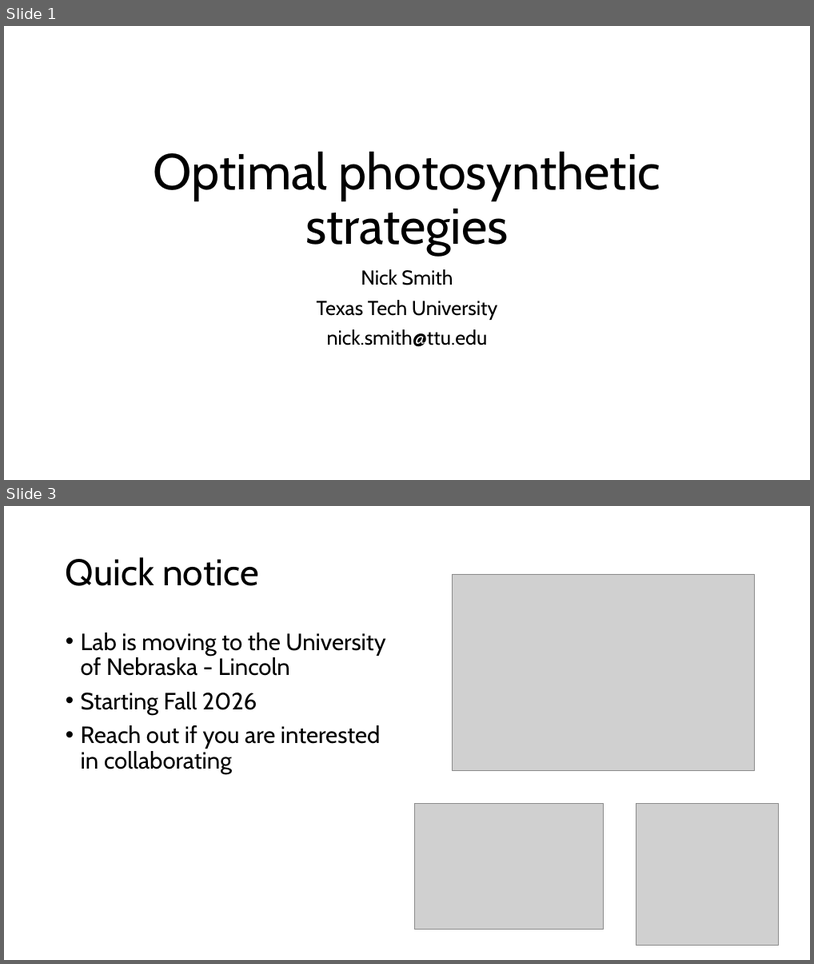
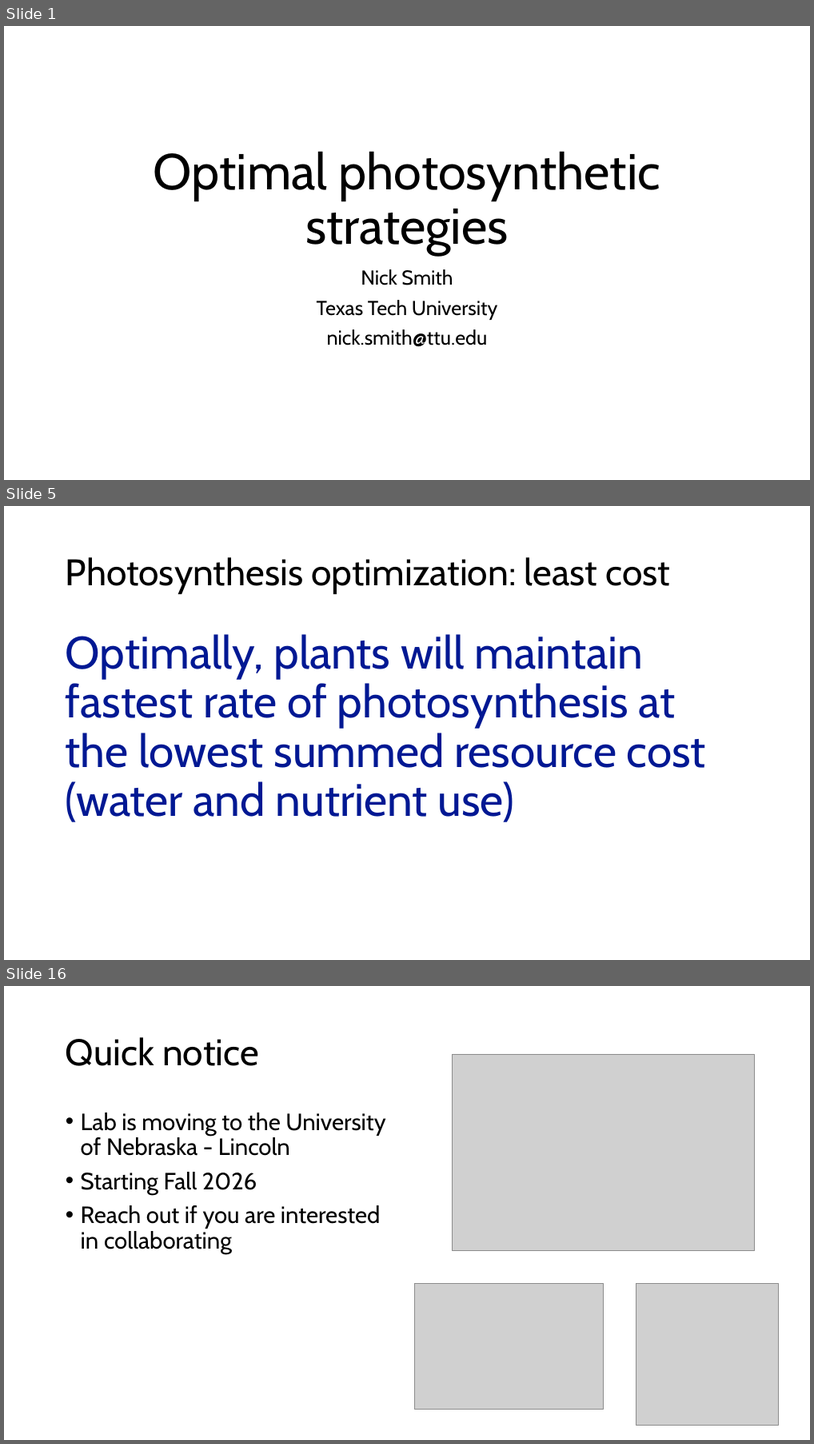
Before and after one commit to SmithEcophysLab/egu_2026, a slide deck: src/egu2026_optphoto_smith.pptx. Shown one above the other, each under a label of ours: slides 1 and 3 before the commit, slides 1, 5 and 16 after it; the slides between them are not shown. The pictures are 814x964 and 814x1444 pixels, drawn with LibreOffice and Linux fonts; fonts in the diff are those of the drawing; grey boxes stand for pictures. Boxes give left, top, right and bottom in pixels: in the first picture for what was removed or moved away, otherwise in the second. Text is boxed around its words. In the diff, an @@ line names an element or a change of style, - is before the commit and + after.

```diff
--- a/src/egu2026_optphoto_smith.pptx
+++ b/src/egu2026_optphoto_smith.pptx
@@ slide 5 added at [4,506,810,960], background #FFFFFF @@
@@ title added at [66,557,671,594], 44 pt, text #000000 @@
+Photosynthesis optimization: least cost
@@ text added at [66,634,706,822], 54 pt, text #011893 @@
+Optimally, plants will maintain fastest rate of photosynthesis at the lowest summed resource cost (water and nutrient use)
@@ what was slide 3 is now slide 16 @@
```
Also in this commit, not shown: 13 other slides added, 1 slide removed, 1 other file.
